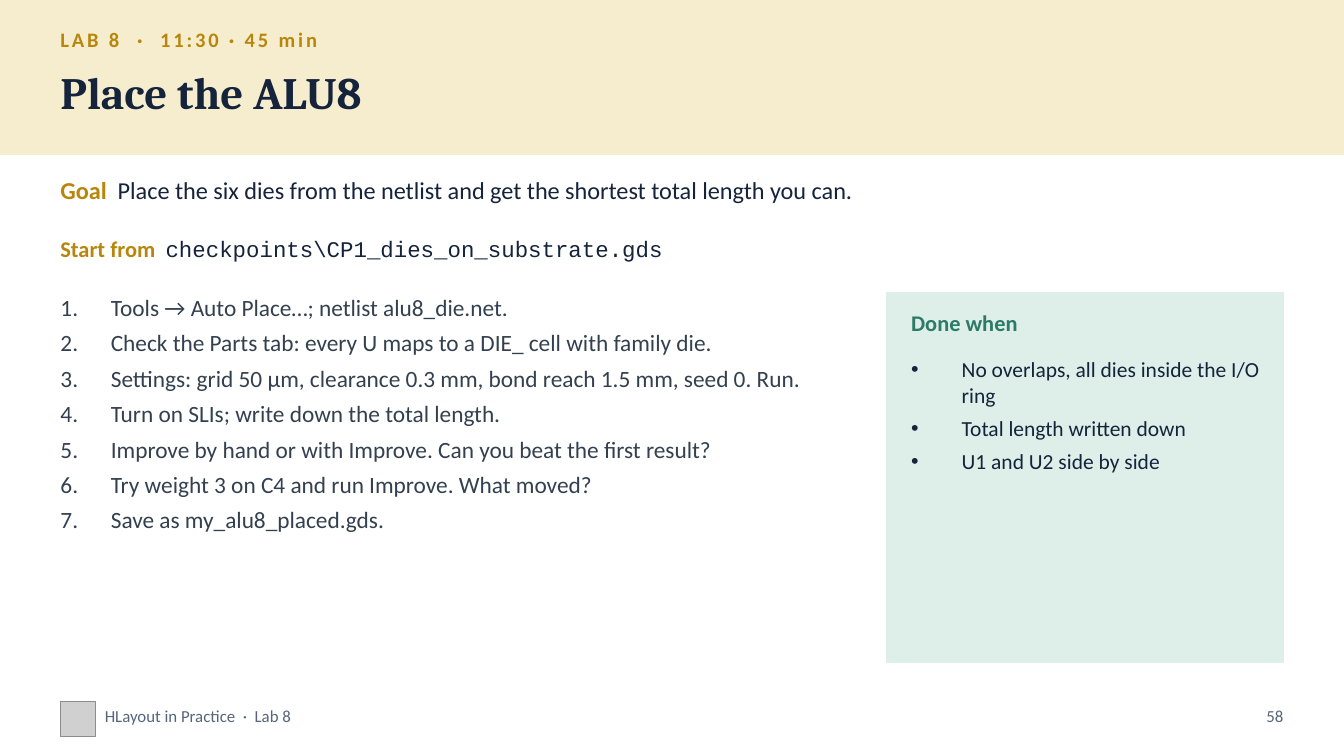
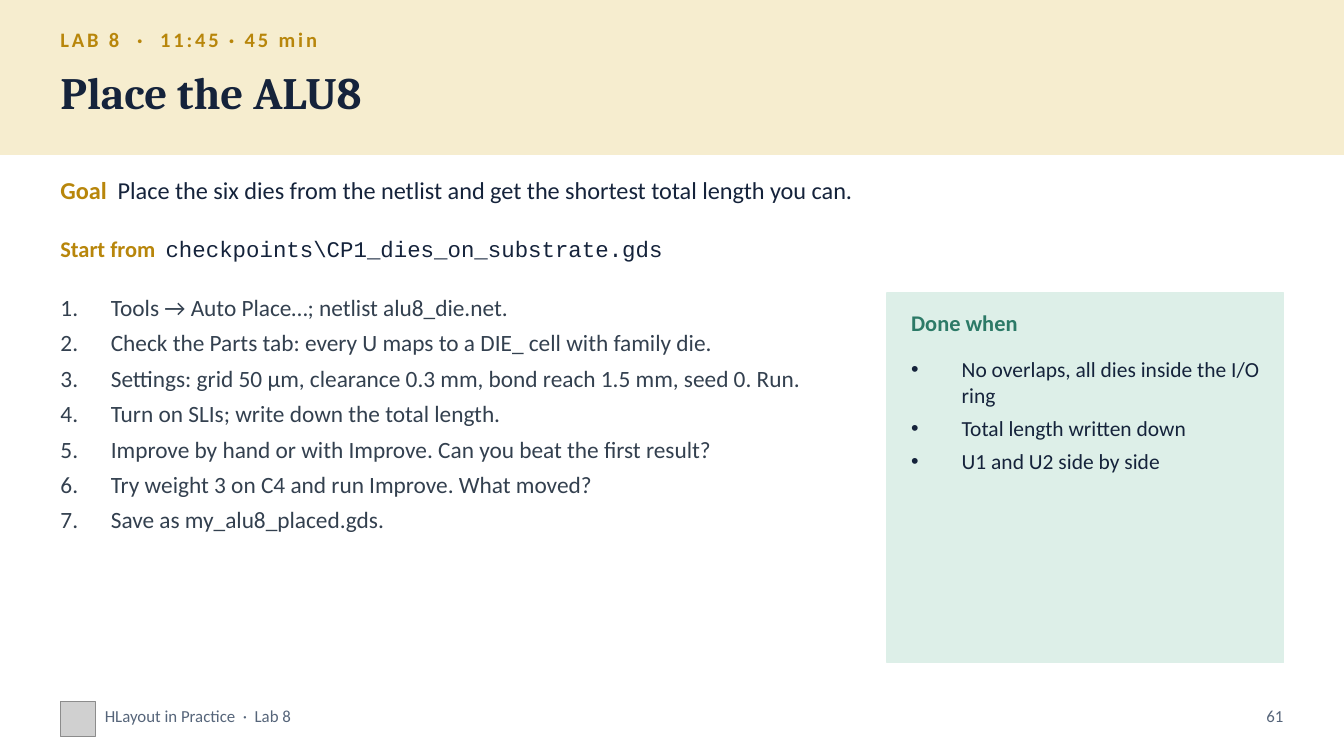
Before and after one commit to alvinmb/Hlayout, a slide deck: slide 61 of training/HLayout_Training_ALU8.pptx (slide 58 before the commit). Drawn at 1344x756 pixels with LibreOffice and Linux fonts; fonts in the diff are those of the drawing; grey boxes stand for pictures. Boxes give left, top, right and bottom in pixels: in the first picture for what was removed or moved away, otherwise in the second. Text is boxed around its words. In the diff, an @@ line names an element or a change of style, - is before the commit and + after.

```diff
--- a/training/HLayout_Training_ALU8.pptx
+++ b/training/HLayout_Training_ALU8.pptx
@@ text at bbox=[60, 32, 317, 47]: text changed @@
-LAB 8 · 11:30 · 45 min
+LAB 8 · 11:45 · 45 min
@@ text at bbox=[1266, 710, 1283, 722]: text changed @@
-58
+61
```
Also in this commit, not shown: 53 other slides changed, 3 slides added, 11 other files.
